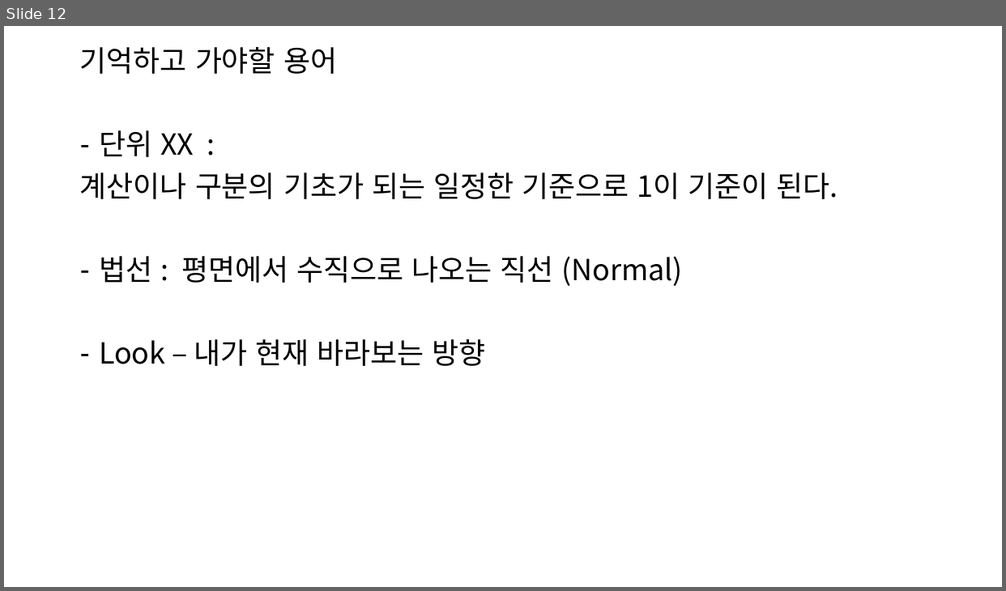
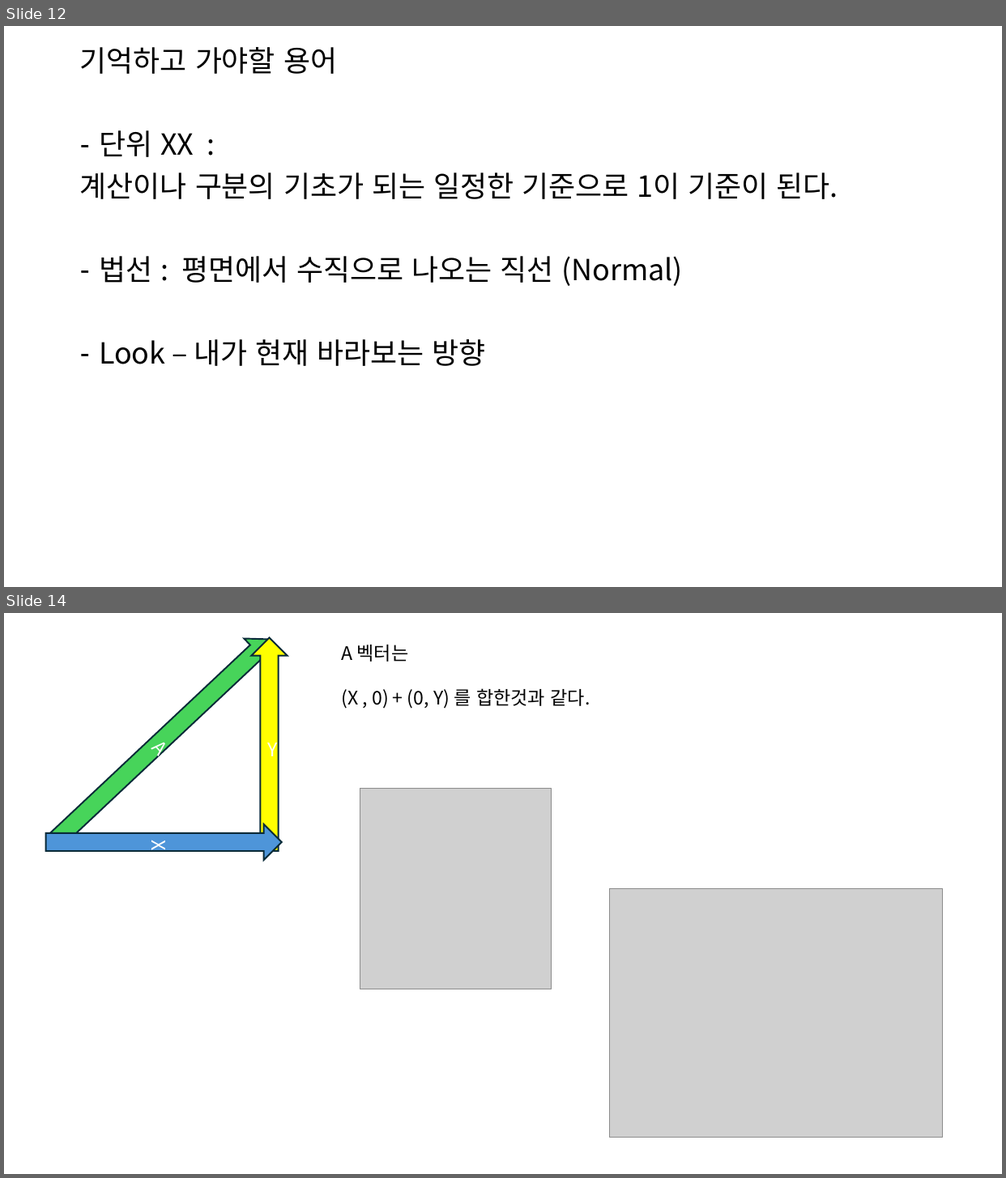
Before and after one commit to Pacman18/SantaClass, a slide deck: 유니티에디터 기초.pptx. Shown one above the other, each under a label of ours: slide 12 before the commit, slides 12 and 14 after it; the slides between them are not shown. The pictures are 1006x591 and 1006x1178 pixels, drawn with LibreOffice and Linux fonts; fonts in the diff are those of the drawing; grey boxes stand for pictures. Boxes give left, top, right and bottom in pixels: in the first picture for what was removed or moved away, otherwise in the second. Text is boxed around its words. In the diff, an @@ line names an element or a change of style, - is before the commit and + after.

```diff
--- a/유니티에디터 기초.pptx
+++ b/유니티에디터 기초.pptx
@@ slide 14 added at (x1=4, y1=613, x2=1002, y2=1174), background #FFFFFF @@
@@ up arrow added at (x1=40, y1=627, x2=282, y2=857), fill #47D45A, outline #092A39 1.5 pt, 18 pt, text #FFFFFF @@
+A
@@ up arrow added at (x1=252, y1=637, x2=288, y2=851), fill #FFFF00, outline #092A39 1.5 pt, 18 pt, text #FFFFFF @@
+Y
@@ text added at (x1=341, y1=645, x2=590, y2=709), 18 pt, text #000000 @@
+A 벡터는
+(X , 0) + (0, Y) 를 합한것과 같다.
@@ picture added at (x1=360, y1=789, x2=552, y2=990) @@
@@ up arrow added at (x1=45, y1=824, x2=281, y2=860), fill #4E95D9, outline #092A39 1.5 pt, 18 pt, text #FFFFFF @@
+X
@@ picture added at (x1=610, y1=889, x2=942, y2=1138) @@
```
Also in this commit, not shown: 3 slides changed, 4 other slides added.
